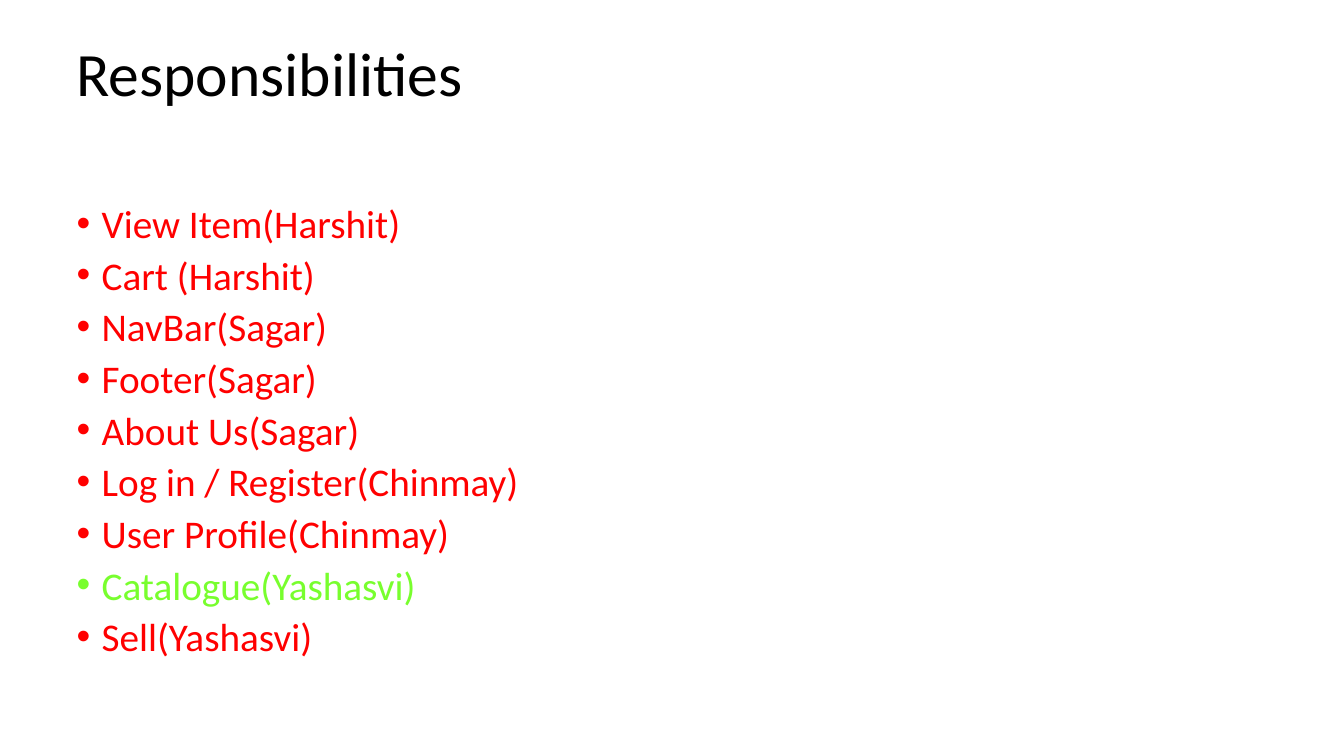
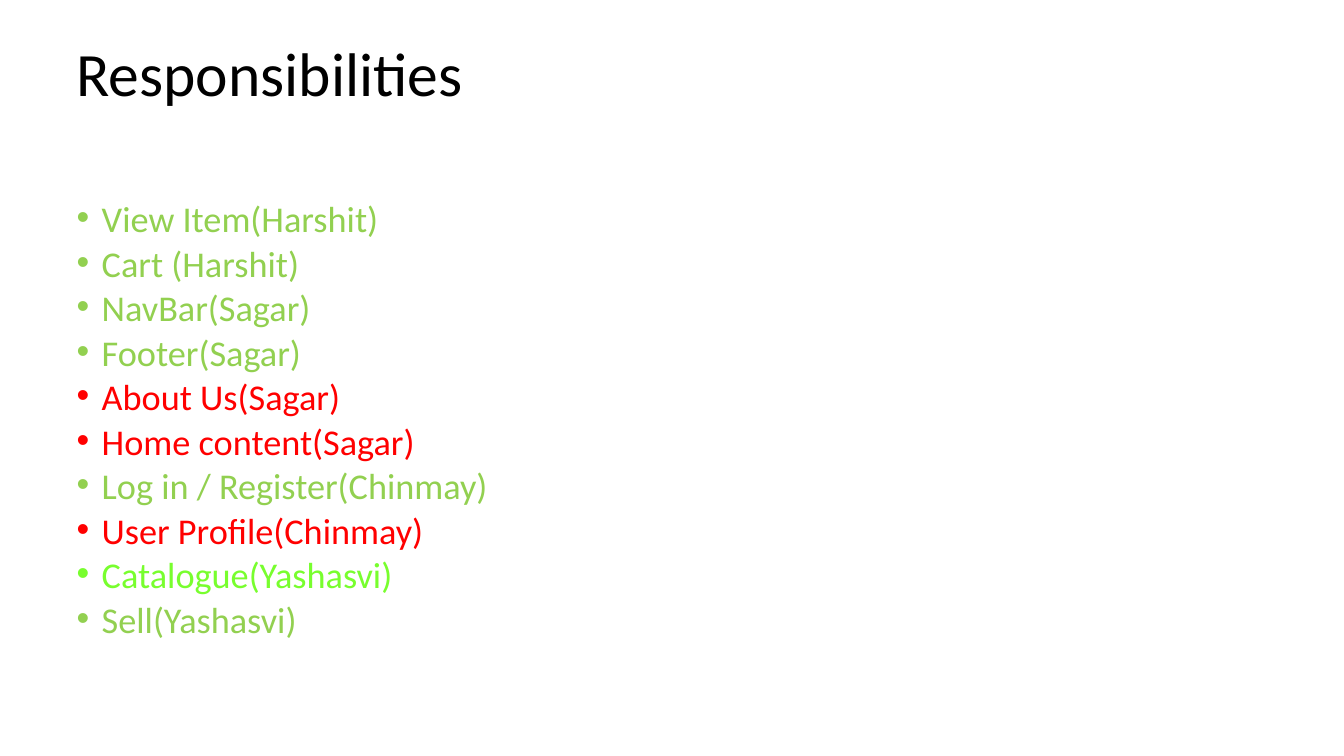
Before and after one commit to Torren0110/Vegetable-Log, a slide deck: slide 1 of diagrams.pptx. Drawn at 1344x756 pixels with LibreOffice and Linux fonts; fonts in the diff are those of the drawing. Boxes give left, top, right and bottom in pixels: in the first picture for what was removed or moved away, otherwise in the second. Text is boxed around its words. In the diff, an @@ line names an element or a change of style, - is before the commit and + after.

Commit message:
made changes in login , register  and footer page

```diff
--- a/diagrams.pptx
+++ b/diagrams.pptx
@@ text at (102, 205, 487, 638): size 28 to 25.9 pt in "View Item(Harshit)", "Cart (Harshit)", "NavBar(Sagar)", "Footer(Sagar)" and 5 more places; text colour #FF0000 to #92D050 in "View Item(Harshit)", "Cart (Harshit)", "NavBar(Sagar)", "Footer(Sagar)" and 2 more places; line spacing 0.8 to 0.7 @@
@@ text at (102, 428, 415, 462): paragraph added @@
+• Home content(Sagar)
```
